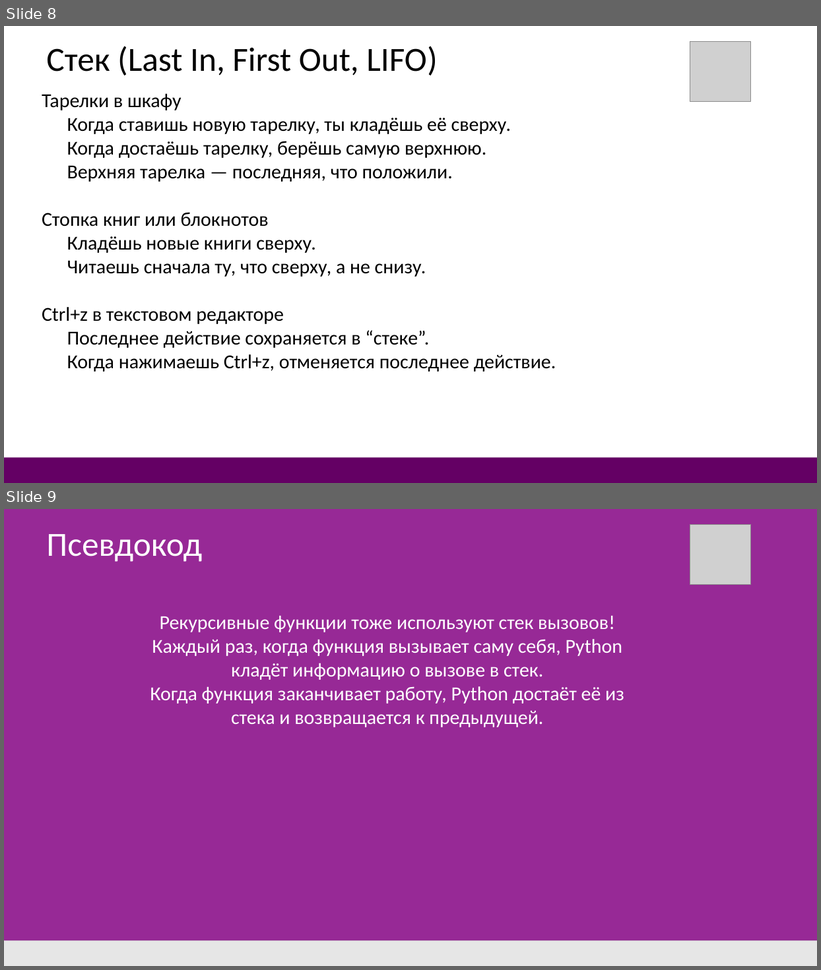
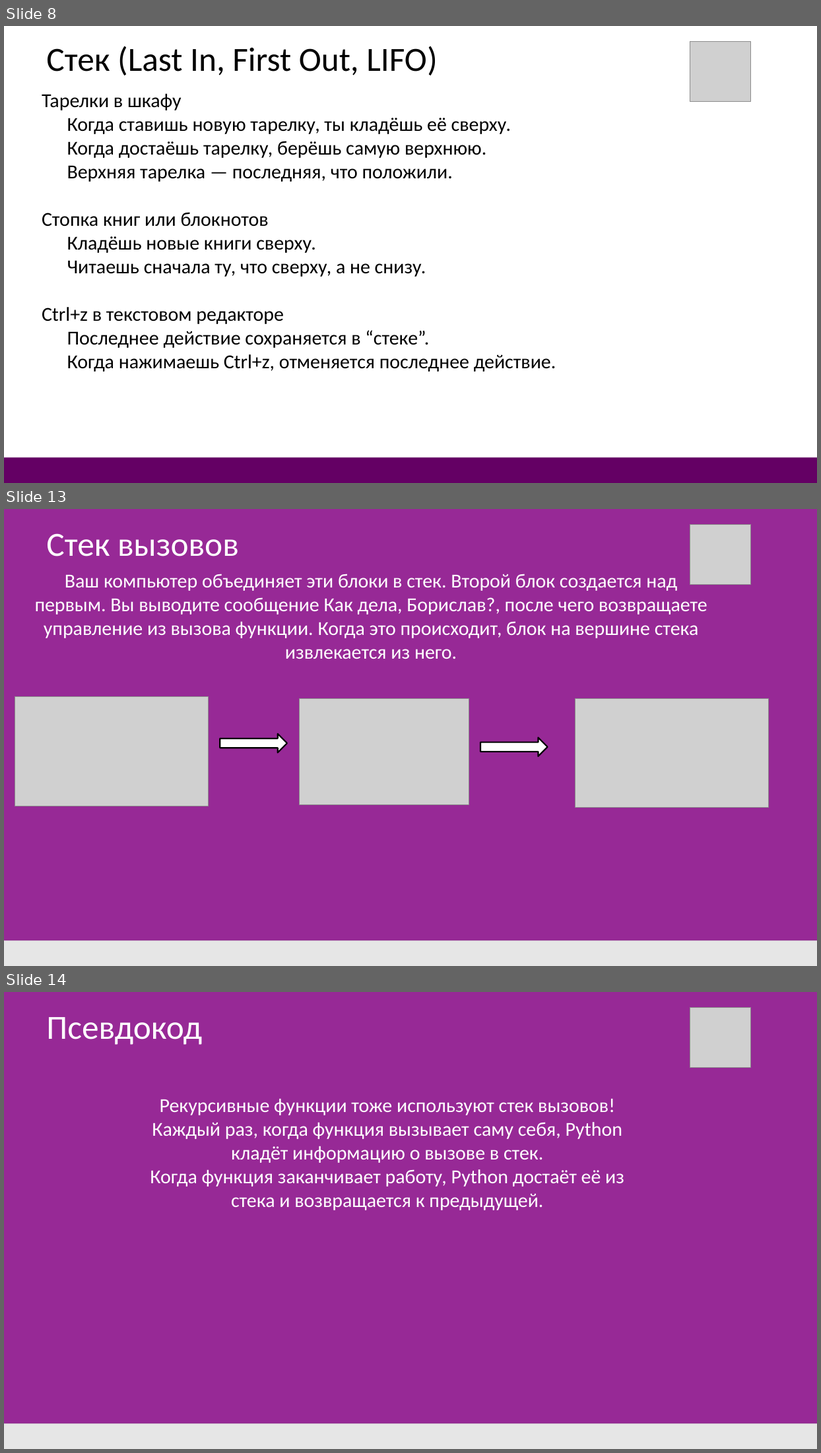
Before and after one commit to DonRobot-all/Algorithmic_training, a slide deck: 5. Рекурсия.pptx. Shown one above the other, each under a label of ours: slides 8 and 9 before the commit, slides 8, 13 and 14 after it; the slides between them are not shown. The pictures are 821x970 and 821x1453 pixels, drawn with LibreOffice and Linux fonts; fonts in the diff are those of the drawing; grey boxes stand for pictures. Boxes give left, top, right and bottom in pixels: in the first picture for what was removed or moved away, otherwise in the second. Text is boxed around its words. In the diff, an @@ line names an element or a change of style, - is before the commit and + after.

```diff
--- a/5. Рекурсия.pptx
+++ b/5. Рекурсия.pptx
@@ slide 13 added at box(4, 509, 817, 966), background #972996 @@
@@ picture added at box(690, 524, 751, 584) @@
@@ text added at box(46, 533, 239, 557), 48 pt, text #FFFFFF @@
+Стек вызовов
@@ text added at box(35, 574, 708, 659), 28 pt, text #FFFFFF @@
+Ваш компьютер объединяет эти блоки в стек. Второй блок создается над
+первым. Вы выводите сообщение Как дела, Борислав?, после чего возвращаете управление из вызова функции. Когда это происходит, блок на вершине стека извлекается из него.
@@ picture added at box(15, 697, 209, 806) @@
@@ picture added at box(299, 698, 469, 805) @@
@@ picture added at box(575, 698, 768, 808) @@
@@ right arrow added at box(220, 734, 287, 753), fill #FFFFFF, outline #000000 2 pt @@
@@ right arrow added at box(481, 737, 548, 757), fill #FFFFFF, outline #000000 2 pt @@
@@ rectangle added at box(4, 941, 817, 966), fill #E6E6E6 @@
@@ what was slide 9 is now slide 14 @@
```
Also in this commit, not shown: 5 other slides added, 11 other files.
